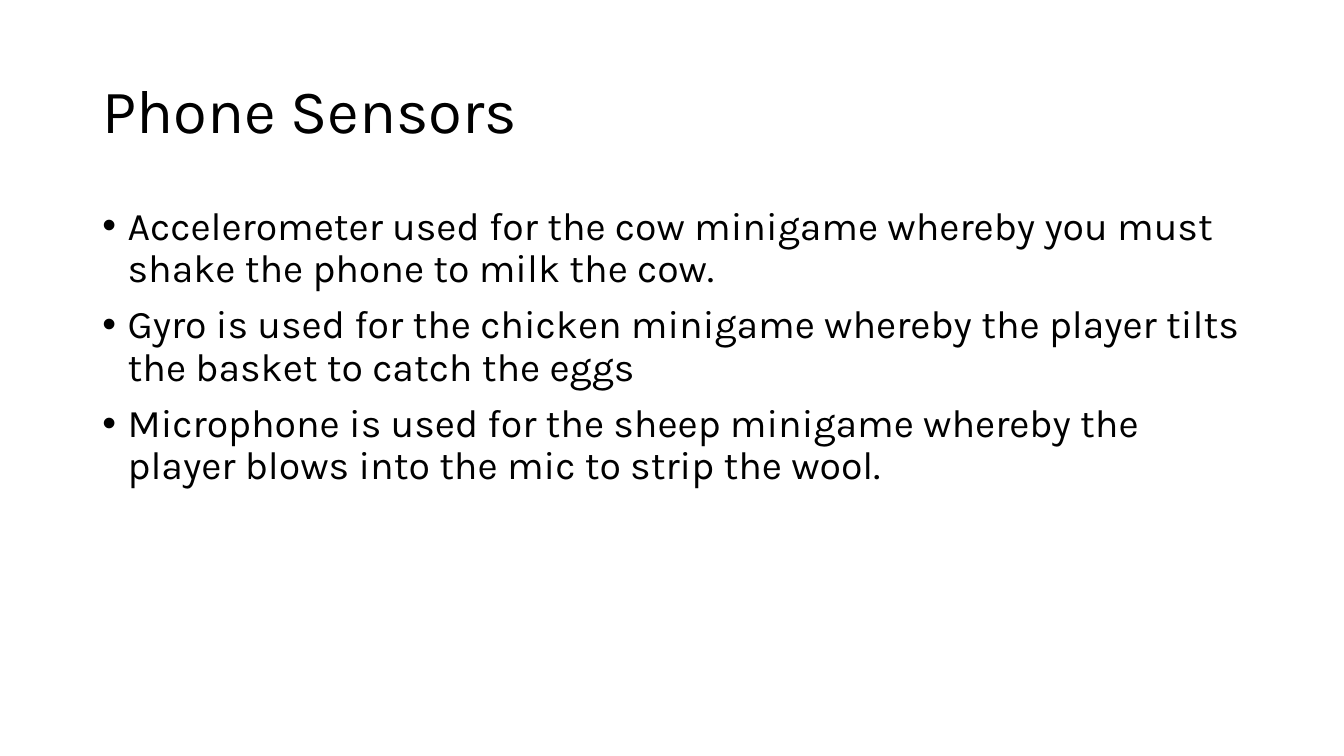
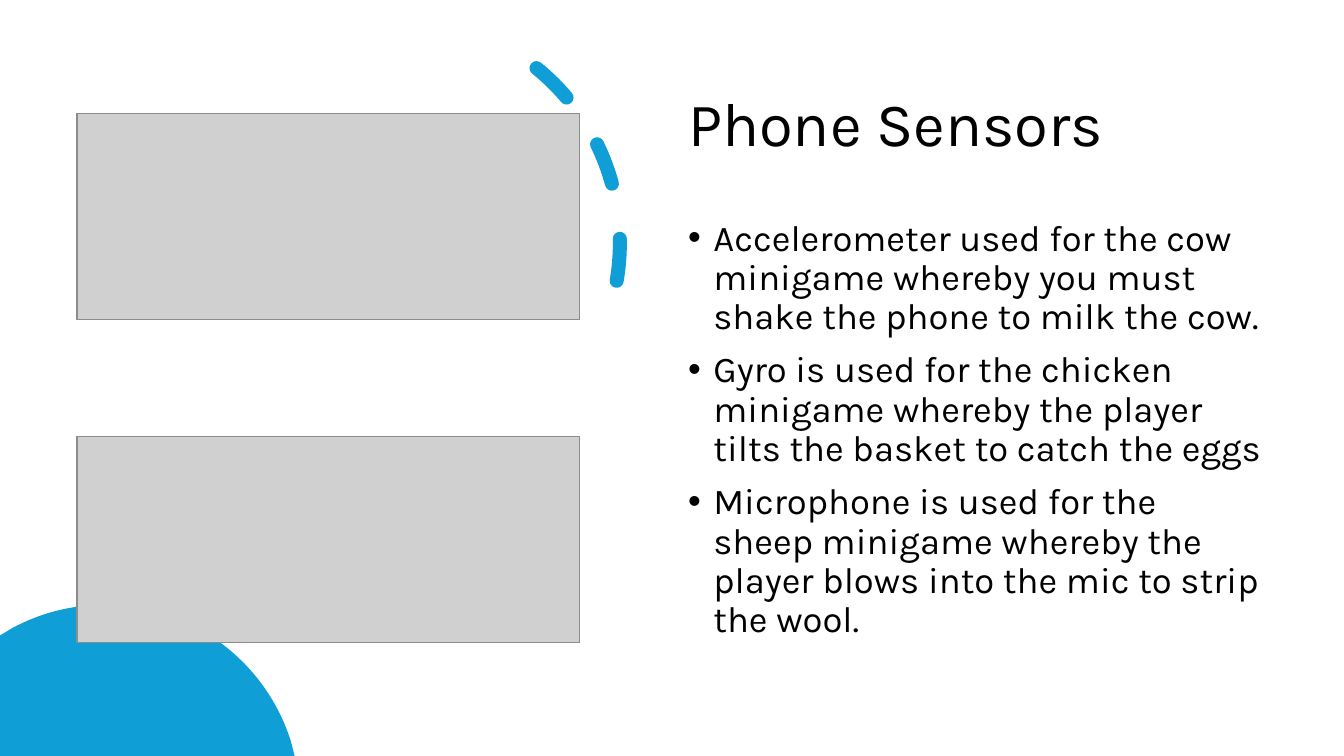
Before and after one commit to bar-nzie/MobileGameDevelopment, a slide deck: slide 5 of Mobile Game Development Presentation.pptx. Drawn at 1344x756 pixels with LibreOffice and Linux fonts; fonts in the diff are those of the drawing; grey boxes stand for pictures. Boxes give left, top, right and bottom in pixels: in the first picture for what was removed or moved away, otherwise in the second. Text is boxed around its words. In the diff, an @@ line names an element or a change of style, - is before the commit and + after.

```diff
--- a/Mobile Game Development Presentation.pptx
+++ b/Mobile Game Development Presentation.pptx
@@ arc (boxed as its full ellipse) added at bbox=[110, 0, 679, 528], outline #0F9ED5 10 pt dashed @@
@@ title "Phone Sensors": place and size @@
-title "Phone Sensors" at bbox=[102, 91, 517, 134]
+title "Phone Sensors" at bbox=[688, 104, 1102, 147]
@@ picture added at bbox=[77, 114, 579, 320] @@
@@ text "Accelerometer used for the cow ...": place and size @@
-text "Accelerometer used for the cow ..." at bbox=[128, 213, 1239, 489]
+text "Accelerometer used for the cow ..." at bbox=[713, 226, 1261, 633]
@@ text "Accelerometer used for the cow ..." at bbox=[713, 226, 1261, 633]: size 28 to 26 pt @@
@@ picture added at bbox=[77, 437, 579, 642] @@
@@ freeform shape added at bbox=[0, 605, 294, 756], fill #0F9ED5 @@
```
Also in this commit, not shown: 3 other slides changed, 2 other files.
